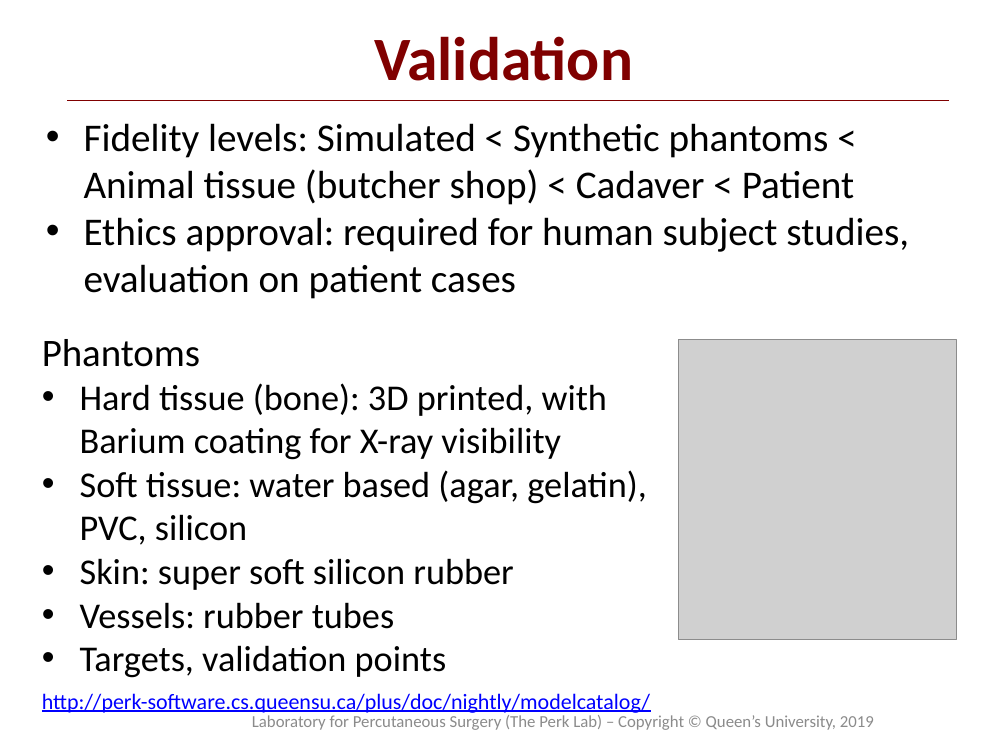
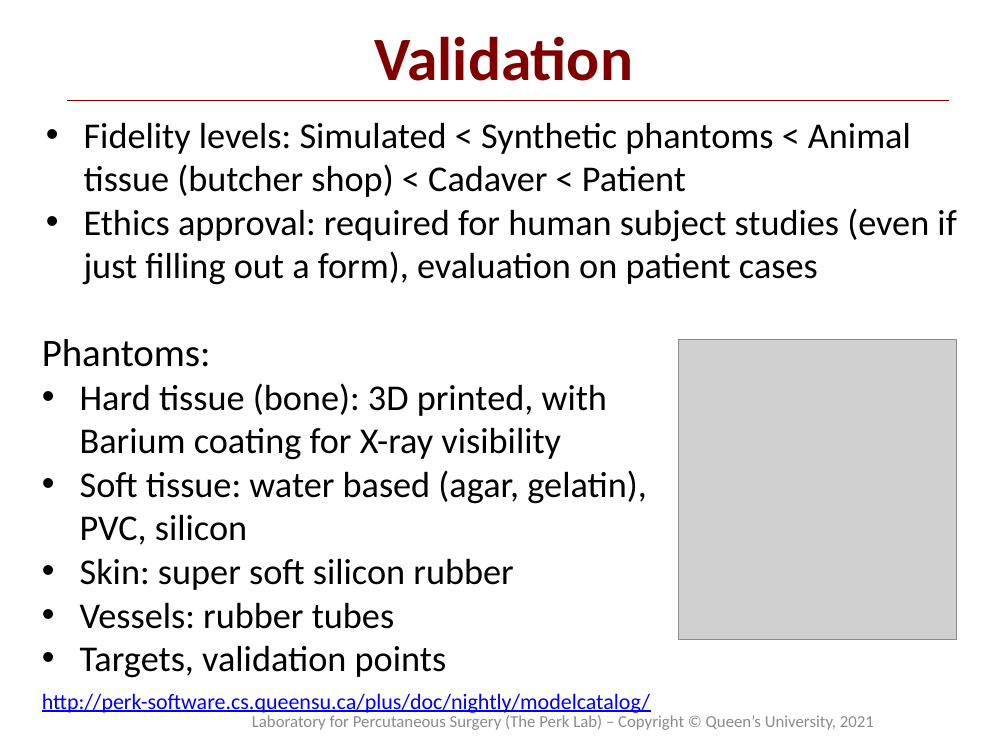
Before and after one commit to PerkLab/PerkLabBootcamp, a slide deck: slide 10 of Doc/day1_1_PerkLabResearchMethodology.pptx (slide 9 before the commit). Drawn at 1008x756 pixels with LibreOffice and Linux fonts; fonts in the diff are those of the drawing; grey boxes stand for pictures; background and template pictures are left out. Boxes give left, top, right and bottom in pixels: in the first picture for what was removed or moved away, otherwise in the second. Text is boxed around its words. In the diff, an @@ line names an element or a change of style, - is before the commit and + after.

```diff
--- a/Doc/day1_1_PerkLabResearchMethodology.pptx
+++ b/Doc/day1_1_PerkLabResearchMethodology.pptx
@@ text at [84,122,911,197]: size 28 to 25.9 pt in "Fidelity levels: Simulated < Synthetic phantoms < ..." @@
@@ text at [84,208,956,285]: text changed; size 28 to 25.9 pt @@
-• Ethics approval: required for human subject studies, evaluation on patient cases
+• Ethics approval: required for human subject studies (even if just filling out a form), evaluation on patient cases
@@ text at [42,339,211,367]: text changed @@
-Phantoms
+Phantoms:
@@ text at [252,715,874,730]: text changed @@
-Laboratory for Percutaneous Surgery (The Perk Lab) – Copyright © Queen’s University, 2019
+Laboratory for Percutaneous Surgery (The Perk Lab) – Copyright © Queen’s University, 2021
```
Also in this commit, not shown: 10 other slides changed, 2 slides added, 1 slide removed, 6 other files.
